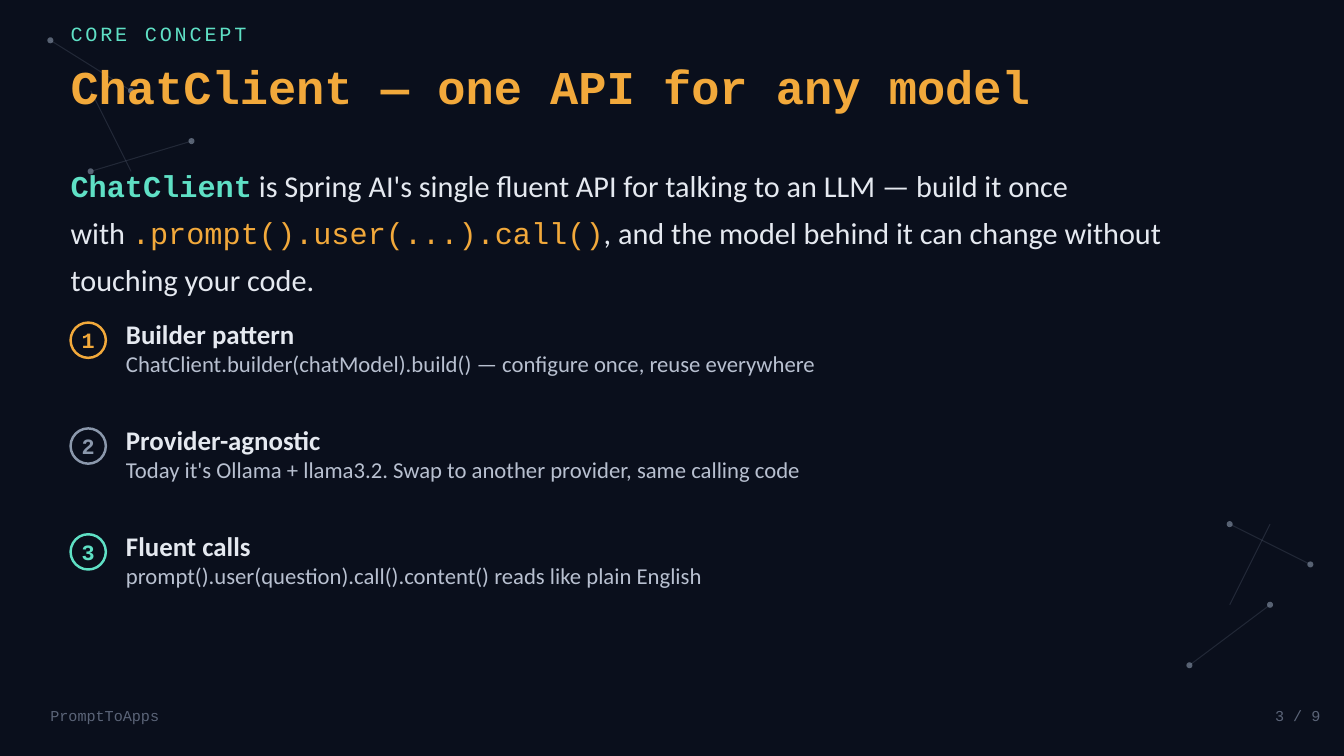
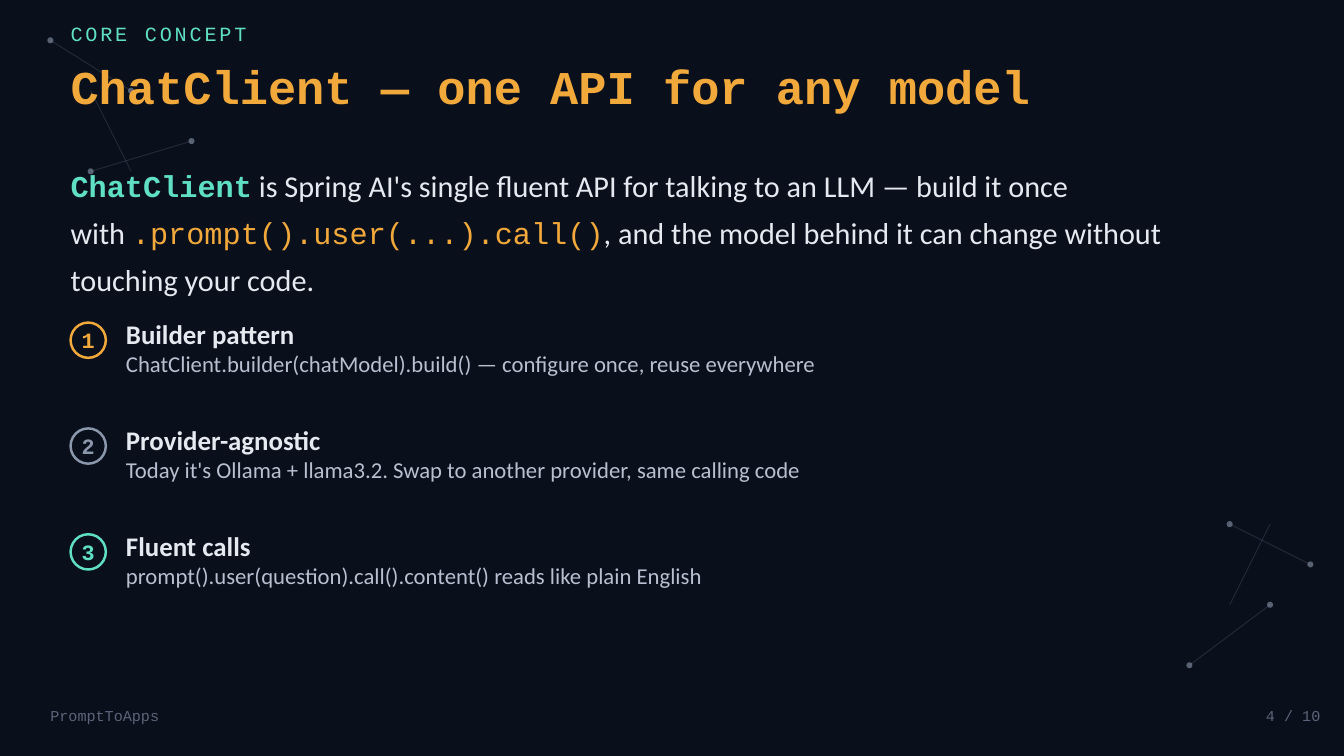
Before and after one commit to balajich/spring-ai-with-llama, a slide deck: slide 4 of slides/01-hello-spring-ai.pptx (slide 3 before the commit). Drawn at 1344x756 pixels with LibreOffice and Linux fonts; fonts in the diff are those of the drawing. Boxes give left, top, right and bottom in pixels: in the first picture for what was removed or moved away, otherwise in the second. Text is boxed around its words. In the diff, an @@ line names an element or a change of style, - is before the commit and + after.

```diff
--- a/slides/01-hello-spring-ai.pptx
+++ b/slides/01-hello-spring-ai.pptx
@@ text at box(1266, 711, 1320, 721): text changed @@
-3 / 9
+4 / 10
```
Also in this commit, not shown: 8 other slides changed, 1 slide added, 2 other files.
